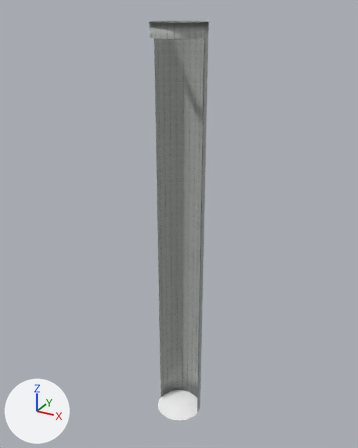
Renders of the COLLADA model Collada Models/silo.dae from each side of a commit.
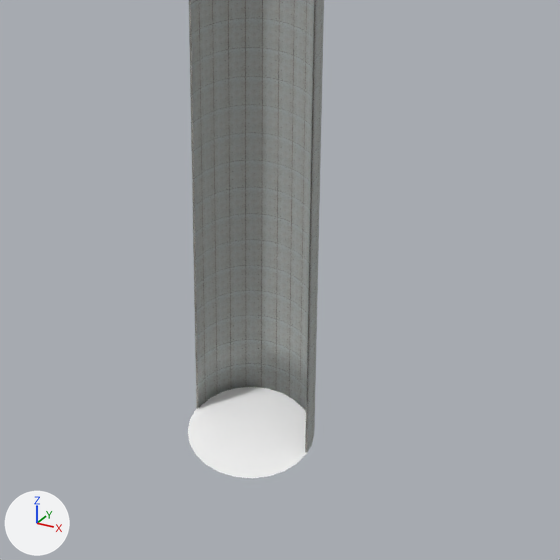
Old and new are each drawn whole from a 50 mm camera at (43.5, -79.1, 85.9) aimed at (-1.0, 1.8, 45.5) and again close up on the part from 27% to 79% of the width and 58% to 100% of the height. Every picture has the same lights, and +X, +Y and +Z are marked at lower left. Vertices at the same position are counted once.

The older version as bpy lines, for what is in view:
```python
me_sketchup = bpy.data.meshes.new('SketchUp')
me_sketchup.from_pydata(...)  # 547 vertices, 1441 faces; spans x -5.6..5.5, y -5.6..5.6, z 0.0..83.6
# faces by material slot: [1414, 27]
me_sketchup.materials.append(mat_concrete_form_4x8)  # picture img_concrete_form_4x8__jpg
me_sketchup.materials.append(mat_material)  # white #ffffff
ob_sketchup = bpy.data.objects.new('SketchUp', me_sketchup)
ob_sketchup.location = (0.0, 0.0, 0.0)
```
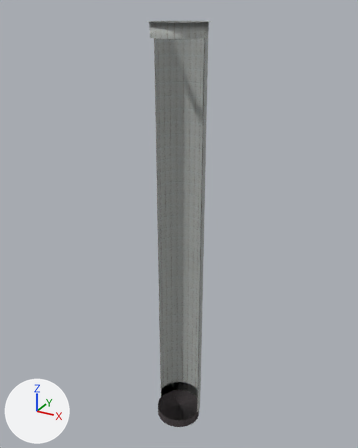
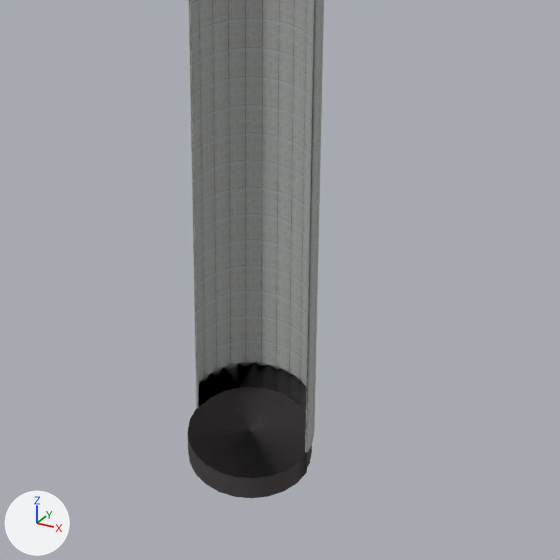
Pixel boxes (x1, y1, x2, y2) of what changed, in the close-ups (560 x 560 px):
```json
{"object": "SketchUp", "change": "reshaped", "before": [188, 0, 324, 478], "after": [188, 0, 324, 498]}
{"part": 1, "of": "me_sketchup", "change": "built on", "before": [190, 399, 209, 419], "after": [188, 399, 312, 498]}
{"part": 2, "of": "me_sketchup", "change": "recoloured", "before": [188, 387, 307, 478], "after": [188, 387, 307, 478], "on screen": "white to black"}
```

Edits to the scene script, one JSON object a line:
```json
{"op": "add", "block": "img_asphalt_new__jpg", "code": ["img_asphalt_new__jpg = load_image('Asphalt_New_.jpg', 'silo/Asphalt_New_.jpg', 256, 256, 'sRGB')"]}
{"op": "add", "block": "mat_asphalt_new", "code": ["mat_asphalt_new = principled_material('Asphalt_New_')", "mat_asphalt_new.texture = img_asphalt_new__jpg", "mat_asphalt_new.roughness = 0.9"]}
{"block": "me_sketchup", "where": "# used by ob_sketchup; location = (0.0, 0.0, 0.0)"}
{"op": "remove", "block": "me_sketchup", "code": "me_sketchup.from_pydata(...)  # 547 vertices, 1441 faces; spans x -5.6..5.5, y -5.6..5.6, z 0.0..83.6"}
{"op": "add", "block": "me_sketchup", "code": "me_sketchup.from_pydata(...)  # 576 vertices, 1526 faces; spans x -5.6..5.5, y -5.6..5.6, z -2.0..83.6"}
{"block": "me_sketchup", "change": "me_sketchup part 1"}
{"block": "me_sketchup", "change": "2 faces are deleted"}
{"block": "me_sketchup", "change": "29 new vertices lie (0.0, 0.0, -2.0) away from vertices in x -5.0..5.0, y -5.0..4.8, z 0.0"}
{"block": "me_sketchup", "change": "87 new faces join them, mat_asphalt_new (picture img_asphalt_new__jpg)"}
{"block": "me_sketchup", "change": "me_sketchup part 2: 25 faces spanning x -5.0..5.0, y -5.0..4.8, z 0.0 switch from mat_material (white #ffffff) to mat_asphalt_new (picture img_asphalt_new__jpg)"}
```
